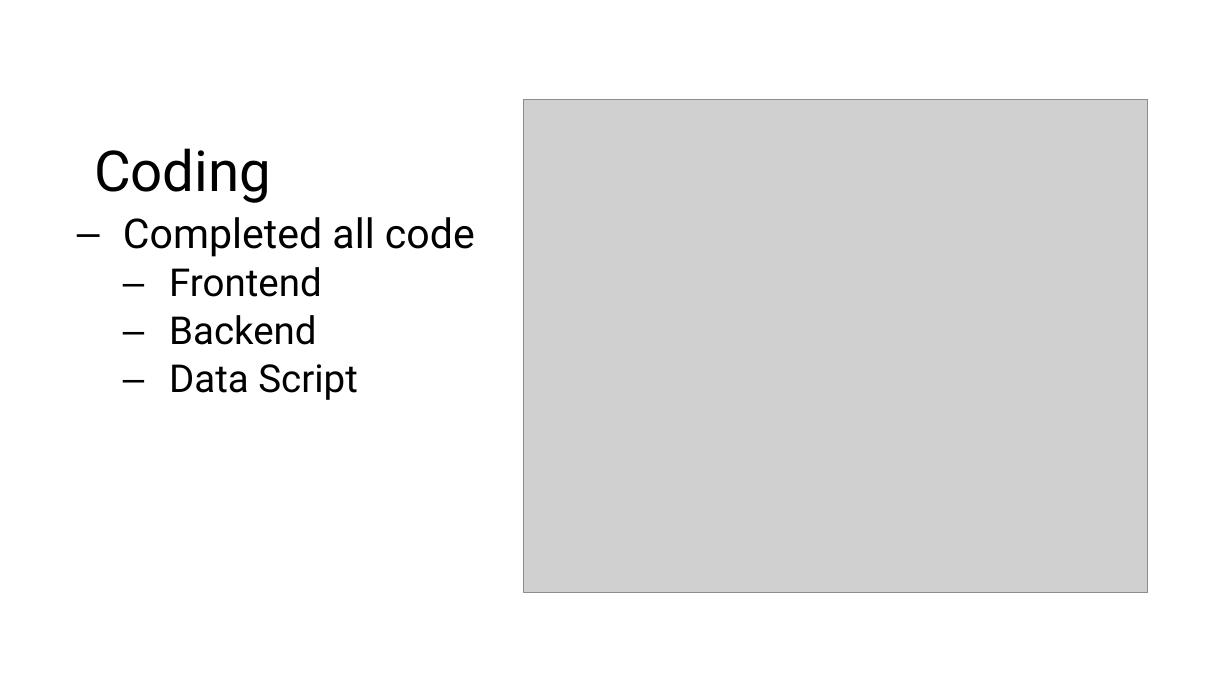
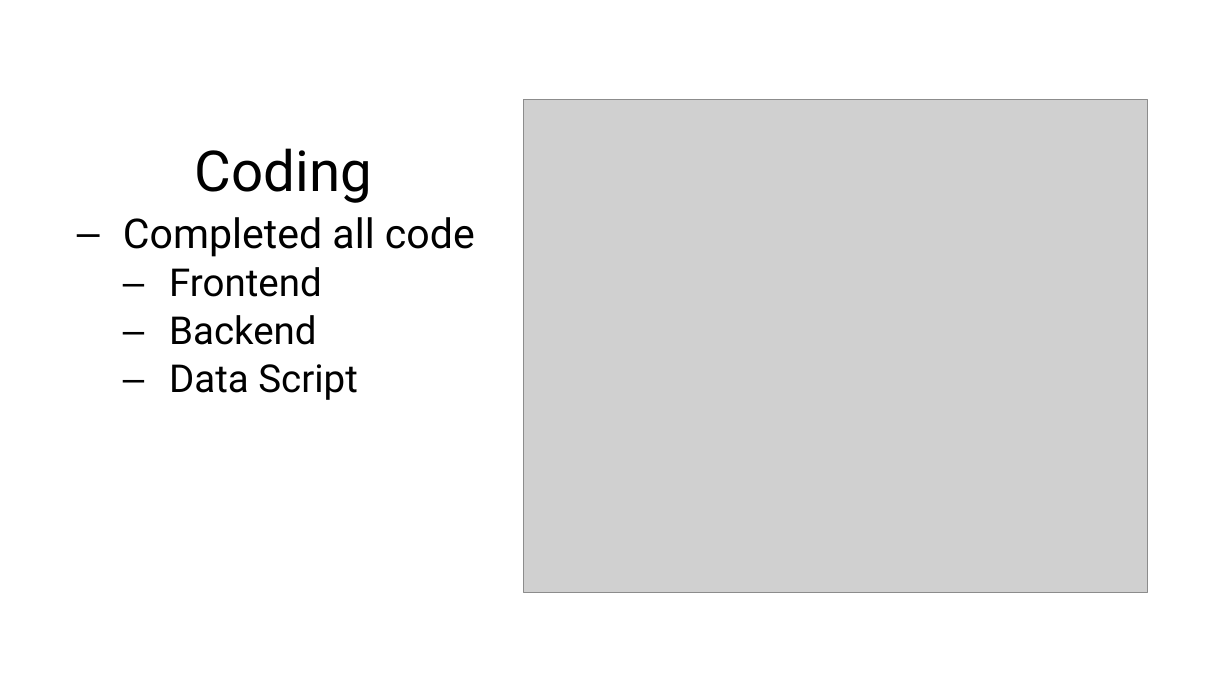
Before and after one commit to Jormungandr72/Cross-Website-Price-Checker, a slide deck: slide 3 of docs/phase_four_docs/Phase_Four_Presentation.pptx. Drawn at 1232x693 pixels with LibreOffice and Linux fonts; fonts in the diff are those of the drawing; grey boxes stand for pictures. Boxes give left, top, right and bottom in pixels: in the first picture for what was removed or moved away, otherwise in the second. Text is boxed around its words. In the diff, an @@ line names an element or a change of style, - is before the commit and + after.

```diff
--- a/docs/phase_four_docs/Phase_Four_Presentation.pptx
+++ b/docs/phase_four_docs/Phase_Four_Presentation.pptx
@@ title "Coding" at [195,148,372,203]: alignment left to centre @@
```
Also in this commit, not shown: 1 other slide changed, 2 slides added.
